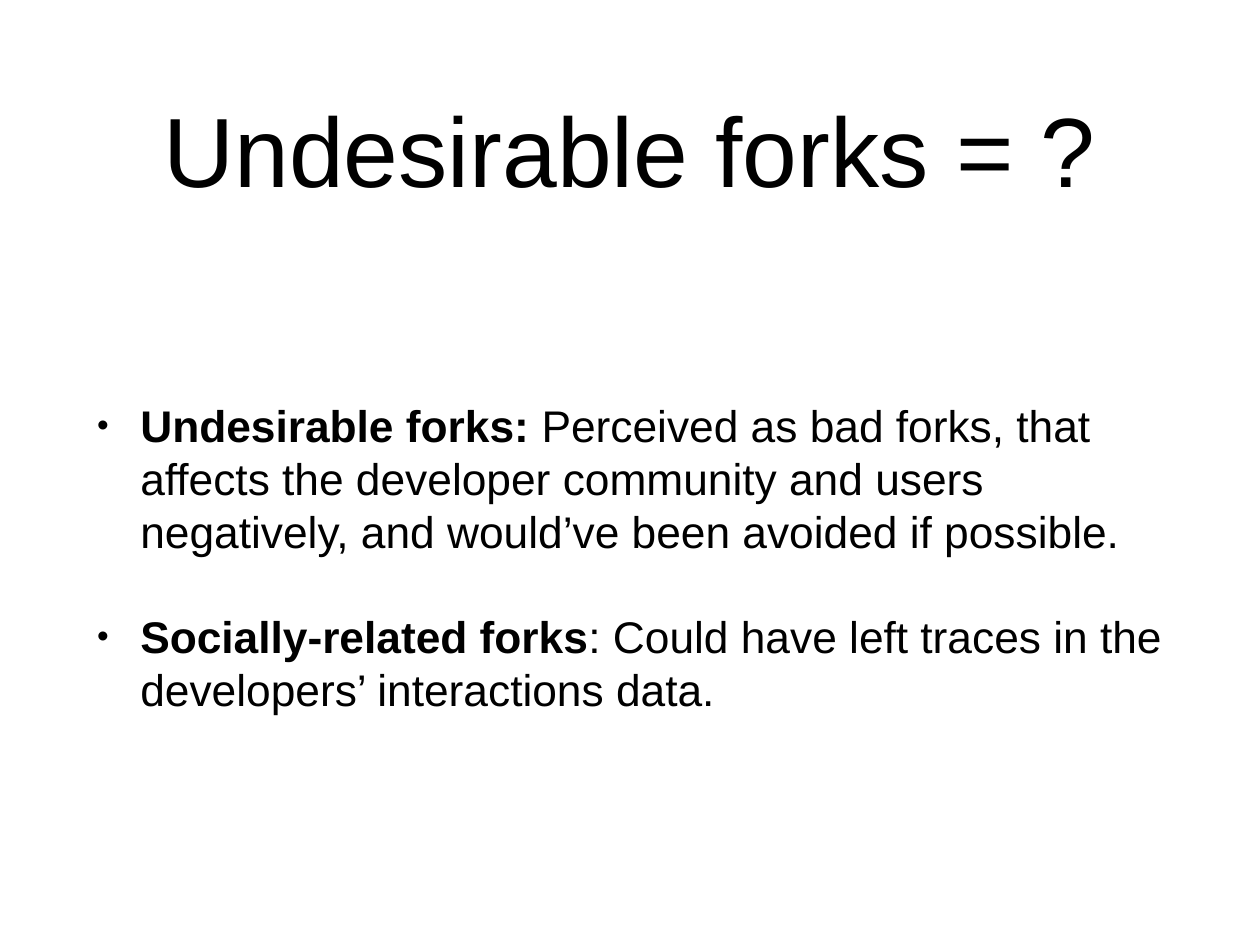
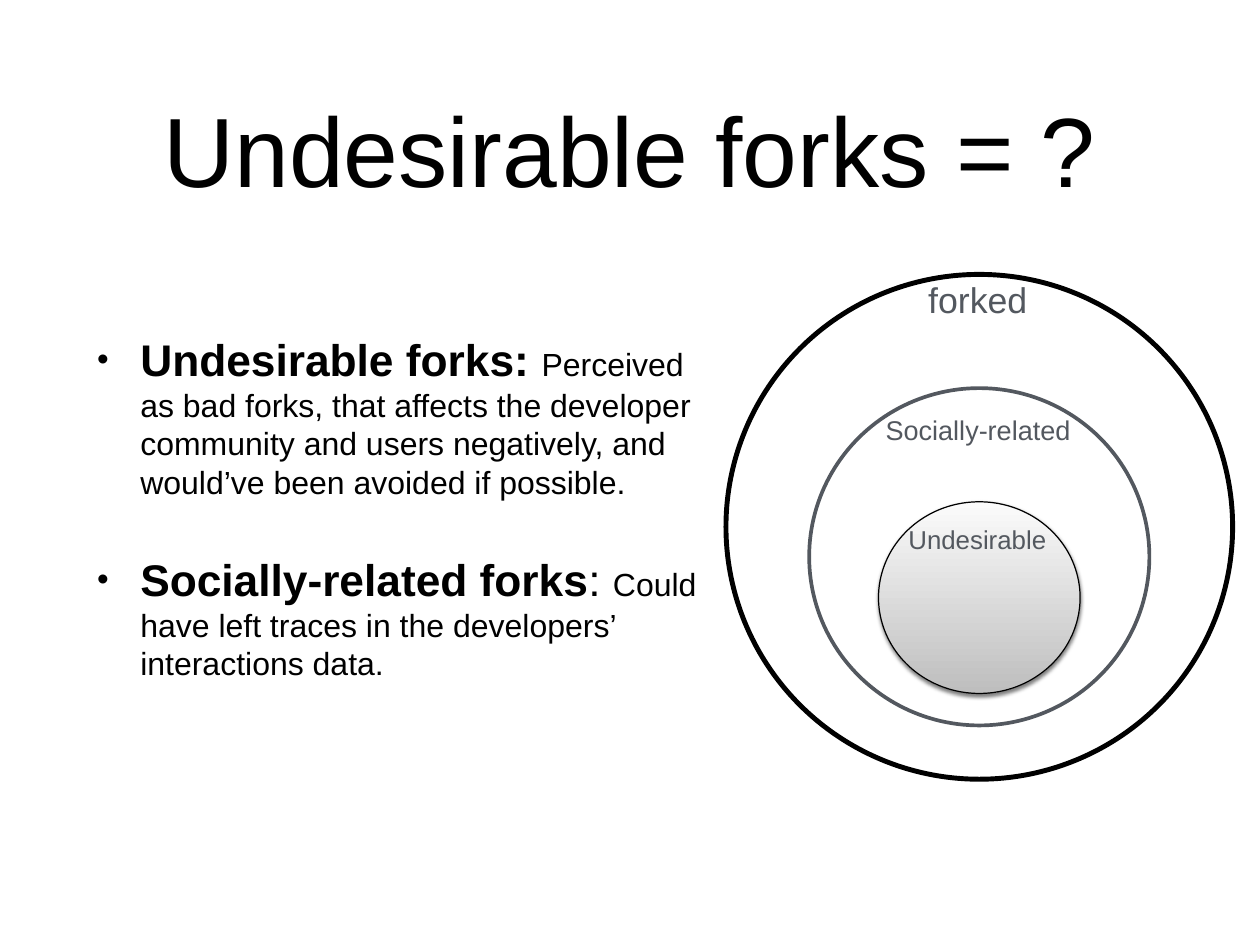
Before and after one commit to azarbakht/prelim, a slide deck: slide 5 of slides/prelim_presentation.pptx. Drawn at 1260x945 pixels with LibreOffice and Linux fonts; fonts in the diff are those of the drawing. Boxes give left, top, right and bottom in pixels: in the first picture for what was removed or moved away, otherwise in the second. Text is boxed around its words. In the diff, an @@ line names an element or a change of style, - is before the commit and + after.

```diff
--- a/slides/prelim_presentation.pptx
+++ b/slides/prelim_presentation.pptx
@@ text "Undesirable forks: Perceived as bad ..." at [140,344,697,676]: size 36 to 26 pt in "Perceived as bad forks, that affects the ...", "Could have left traces in the developers’ ..." @@
@@ ellipse added at [726,275,1233,780], outline #000000 4 pt @@
@@ text added at [928,287,1027,314], 29 pt, text #53585F @@
+forked
@@ ellipse added at [809,388,1149,726], outline #53585F 3 pt @@
@@ text added at [886,420,1071,445], 22 pt, text #53585F @@
+Socially-related
@@ ellipse added at [879,502,1081,693], fill gradient #FBFBFB to #BEBEBE, outline #000000 1 pt @@
@@ text added at [908,528,1046,549], 21 pt, text #53585F @@
+Undesirable
```
Also in this commit, not shown: 6 other slides changed, 5 other files.
